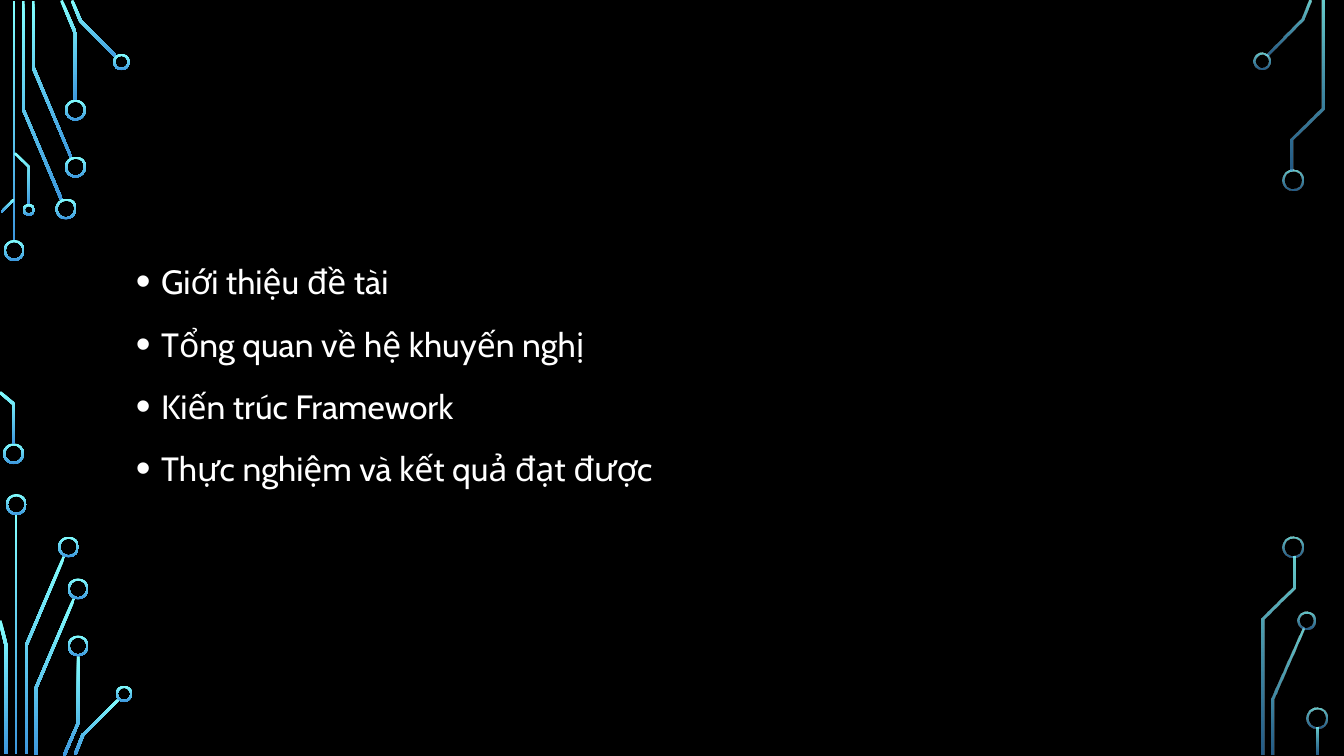
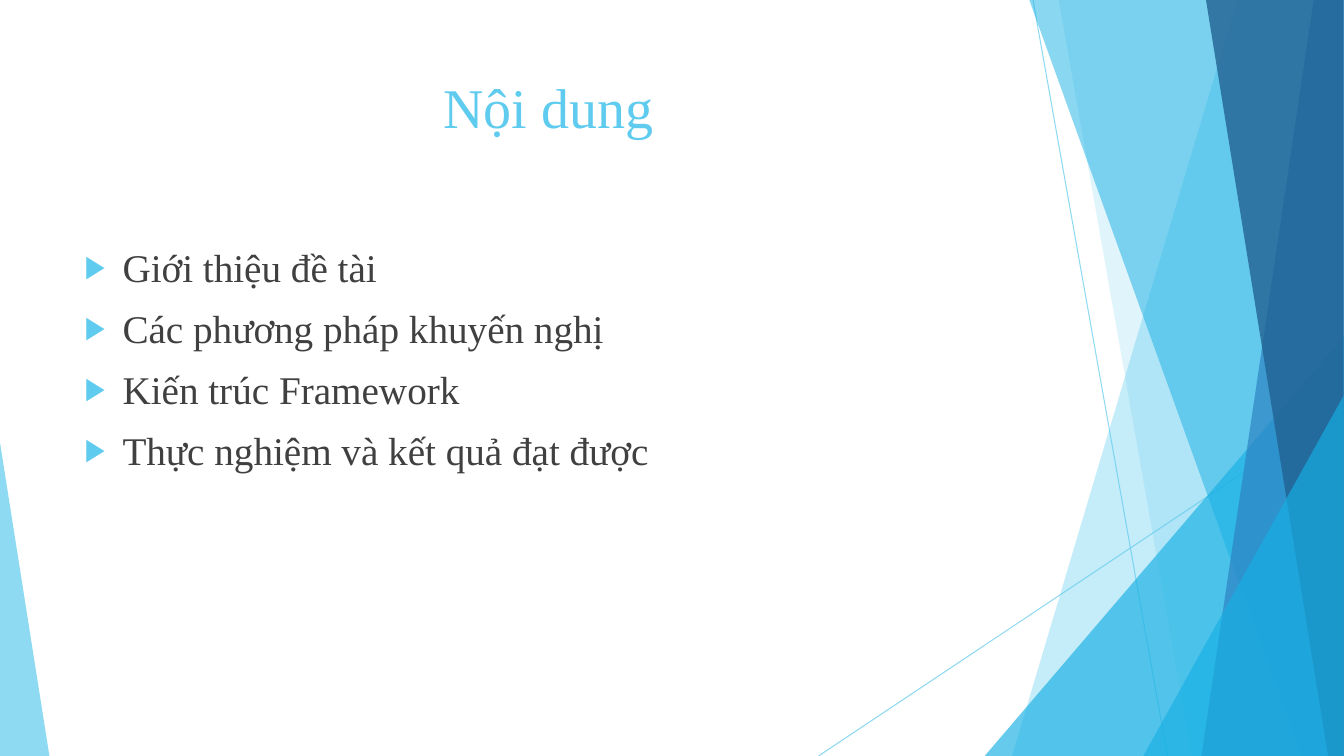
Before and after one commit to tuyennta/JobRecSys, a slide deck: slide 2 of Documents/Báo cáo/Bao cao KLTN.pptx. Drawn at 1344x756 pixels with LibreOffice and Linux fonts; fonts in the diff are those of the drawing; background and template pictures are left out. Boxes give left, top, right and bottom in pixels: in the first picture for what was removed or moved away, otherwise in the second. Text is boxed around its words. In the diff, an @@ line names an element or a change of style, - is before the commit and + after.

```diff
--- a/Documents/Báo cáo/Bao cao KLTN.pptx
+++ b/Documents/Báo cáo/Bao cao KLTN.pptx
@@ background picture (left out) to #FFFFFF @@
@@ title added at box(444, 89, 653, 138), 40 pt, text #5FCBEF @@
+Nội dung
@@ text "Giới thiệu đề tài": place and size @@
-text "Giới thiệu đề tài" at box(233, 266, 453, 482)
+text "Giới thiệu đề tài" at box(123, 253, 649, 473)
@@ text at box(123, 253, 649, 473): size 24 to 28 pt, font Cabin to Times New Roman, text colour #FFFFFF to #404040 in "Giới thiệu đề tài", "Kiến trúc Framework", "Thực nghiệm và kết quả đạt được"; bullet • to ▶; line spacing 1.2 to 1 @@
@@ text at box(123, 314, 604, 351): text changed; size 24 to 28 pt; font Cabin to Times New Roman; text colour #FFFFFF to #404040 @@
-• Tổng quan về hệ khuyến nghị
+▶ Các phương pháp khuyến nghị
@@ group added at box(0, 0, 1344, 756): 5 freeform shapes, 3 triangles, 2 lines @@
@@ group removed at box(0, 0, 1328, 756): 33 freeform shapes, 3 rectangles @@
```
Also in this commit, not shown: 1 other slide changed, 14 slides added.
